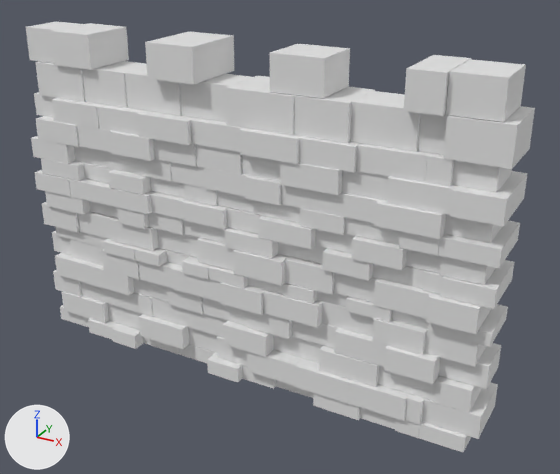
Renders of the COLLADA model blender/plainWall.dae from each side of a commit.
The view is the same before and after, from a 50 mm camera at (15.4, -27.9, 21.5) aimed at (-0.2, 0.4, 7.4). Arrows for +X, +Y and +Z are at lower left; the lights stay in place. Objects named as collision shapes, trigger or cutter boxes, shadow casters or lower levels of detail are left out.

The first picture shows 'Wall'.
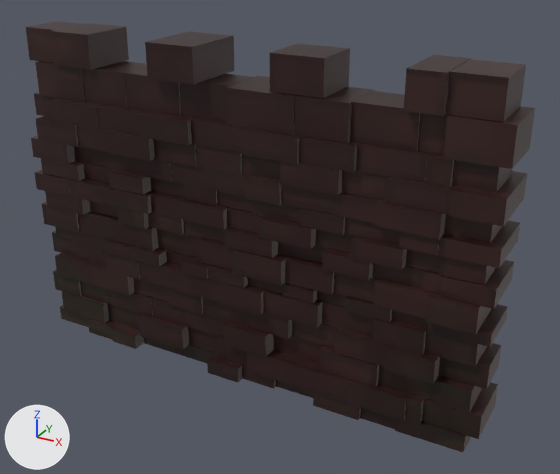
Pixel boxes (x1, y1, x2, y2) of what changed, in the pictures (560 x 474 px):
'Wall', recoloured
    both: (26, 21, 535, 452)

Diff of the bpy script that builds the scene:
```diff
--- a/blender/plainWall.dae.py
+++ b/blender/plainWall.dae.py
@@ img_wall_base_color_png @@
+img_wall_base_color_png = load_image('Wall Base Color.png', 'Wall Base Color.png', 2048, 2048, 'sRGB')
@@ mat_material_001 @@
+mat_material_001 = principled_material('Material.001')
+mat_material_001.texture = img_wall_base_color_png
@@ me_wall @@
 me_wall.from_pydata(...)  # 1232 vertices, 1848 faces; spans x -13.0..10.0, y -1.7..1.7, z 0.3..15.9
+me_wall.materials.append(mat_material_001)  # picture img_wall_base_color_png
```
